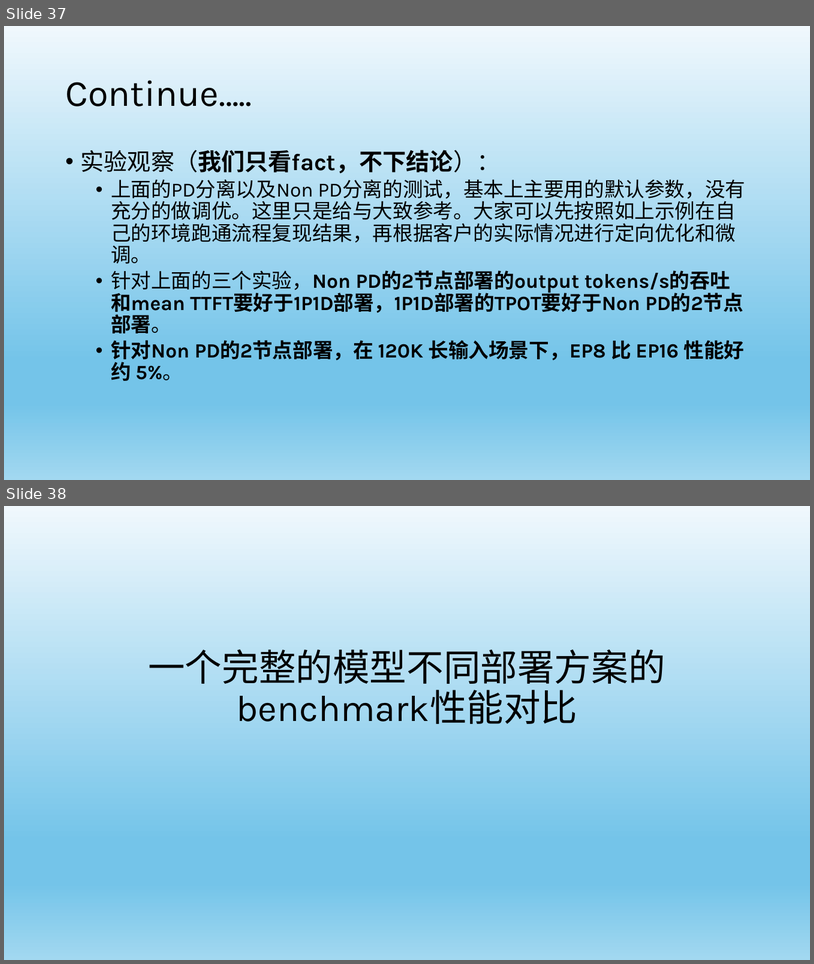
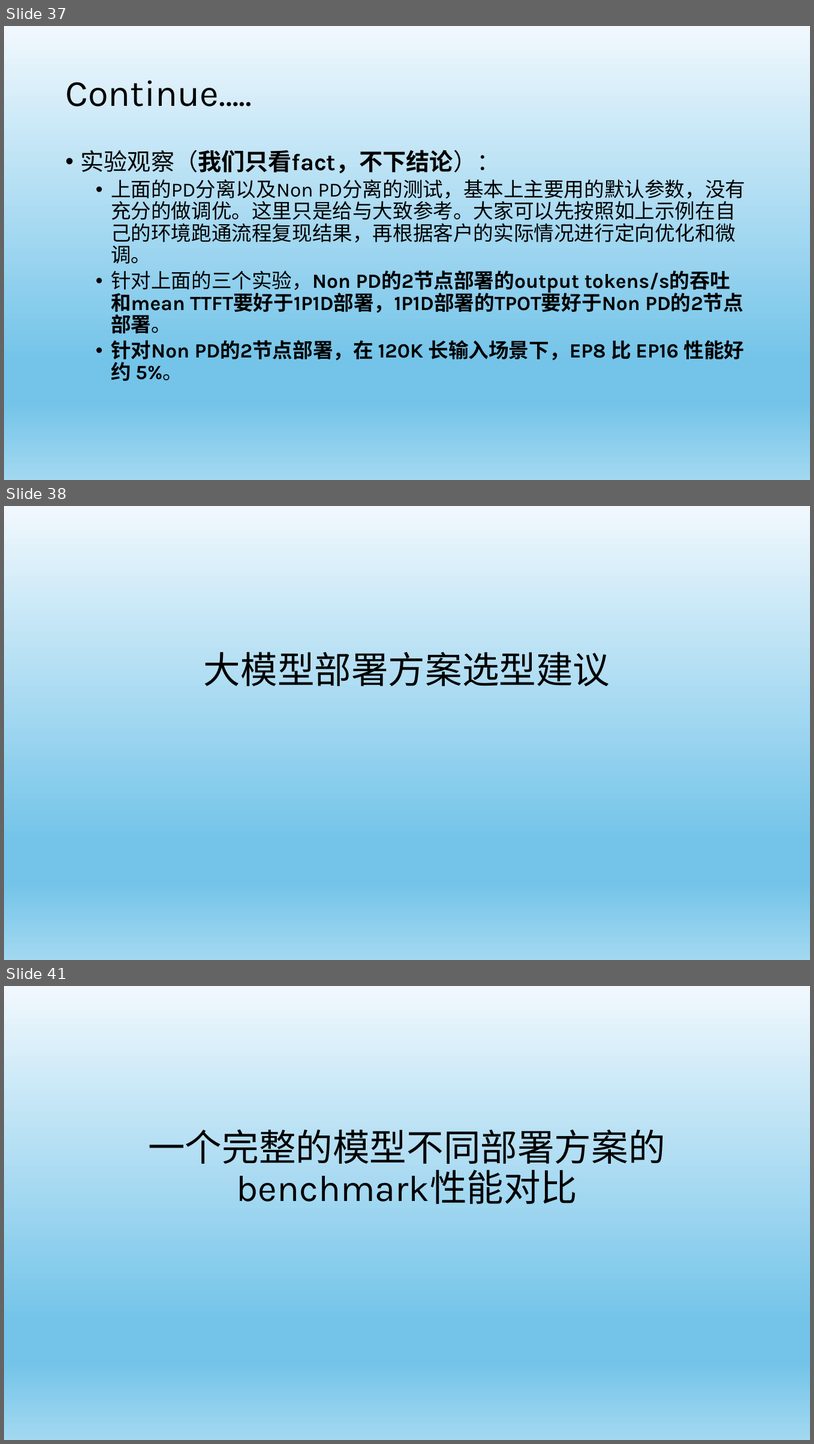
Before and after one commit to yuhuiaws/ML-study, a slide deck: 生成式AI/LLM/大模型推理的项目实践 for public.pptx. Shown one above the other, each under a label of ours: slides 37 and 38 before the commit, slides 37, 38 and 41 after it; the slides between them are not shown. The pictures are 814x964 and 814x1444 pixels, drawn with LibreOffice and Linux fonts; fonts in the diff are those of the drawing. Boxes give left, top, right and bottom in pixels: in the first picture for what was removed or moved away, otherwise in the second. Text is boxed around its words. In the diff, an @@ line names an element or a change of style, - is before the commit and + after.

```diff
--- a/生成式AI/LLM/大模型推理的项目实践 for public.pptx
+++ b/生成式AI/LLM/大模型推理的项目实践 for public.pptx
@@ slide 38 added at (4,506,810,960), background gradient #F0F8FD to #74C4E9 to #A2D8F0 @@
@@ title added at (204,652,611,686), 44 pt, text #000000 @@
+大模型部署方案选型建议
@@ what was slide 38 is now slide 41 @@
```
Also in this commit, not shown: 5 slides changed, 2 other slides added.
